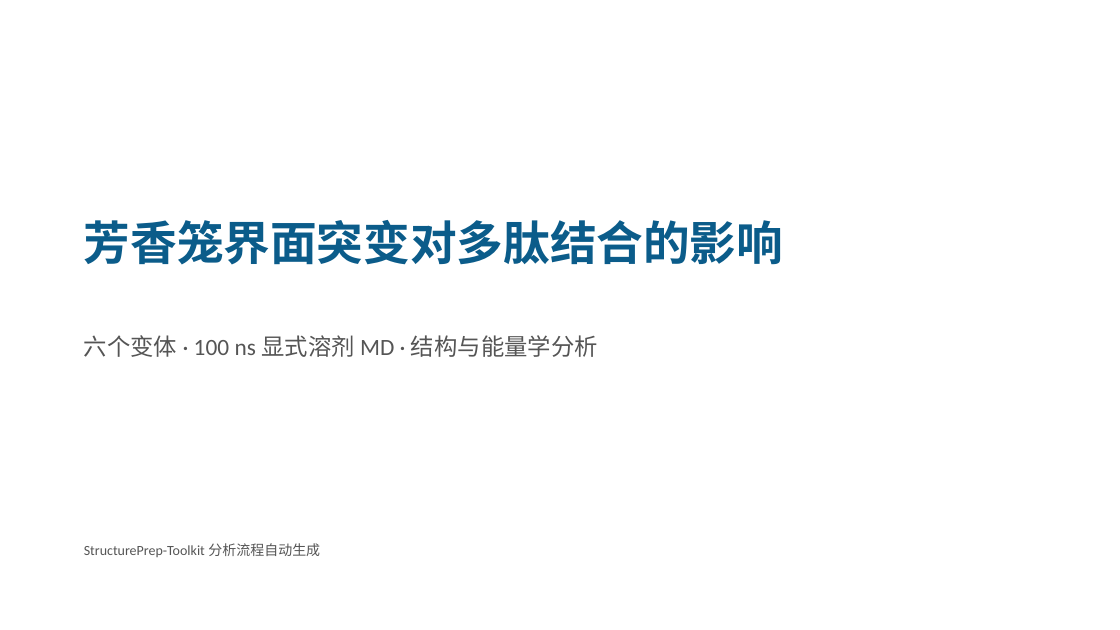
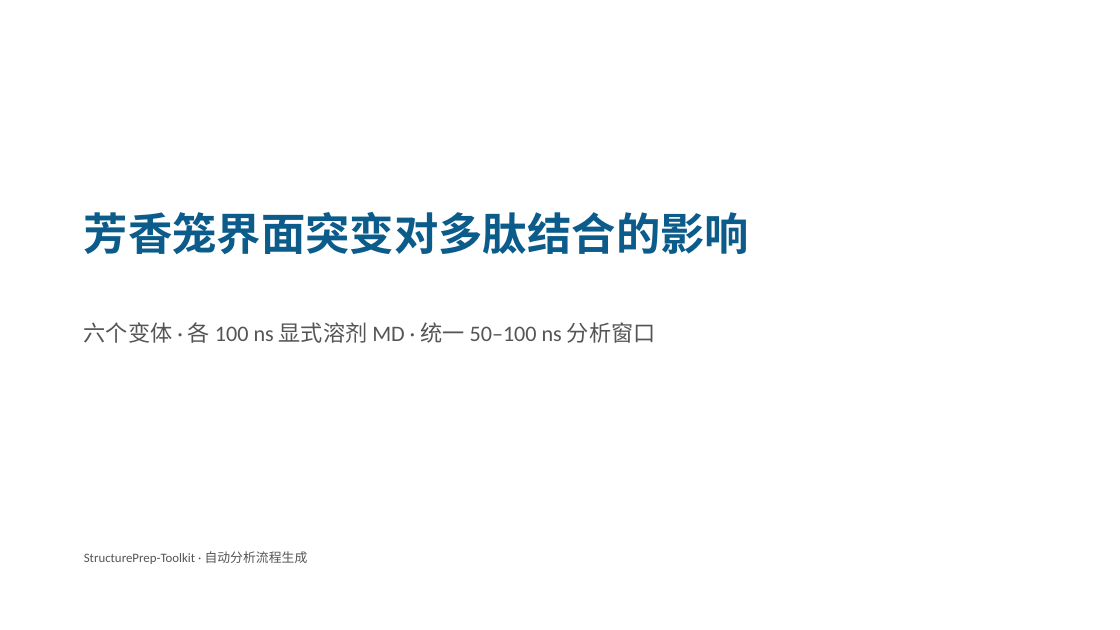
Before and after one commit to wangran-bio-ai/StructurePrep-Toolkit, a slide deck: slide 1 of results/MD_results_summary.pptx. Drawn at 1120x630 pixels with LibreOffice and Linux fonts; fonts in the diff are those of the drawing. Boxes give left, top, right and bottom in pixels: in the first picture for what was removed or moved away, otherwise in the second. Text is boxed around its words. In the diff, an @@ line names an element or a change of style, - is before the commit and + after.

```diff
--- a/results/MD_results_summary.pptx
+++ b/results/MD_results_summary.pptx
@@ text "芳香笼界面突变对多肽结合的影响": place and size @@
-text "芳香笼界面突变对多肽结合的影响" at (84, 220, 783, 265)
+text "芳香笼界面突变对多肽结合的影响" at (84, 212, 749, 254)
@@ text "芳香笼界面突变对多肽结合的影响" at (84, 212, 749, 254): size 40 to 38 pt @@
@@ text at (84, 322, 655, 343): text changed; size 20 to 19 pt @@
-六个变体 · 100 ns 显式溶剂 MD · 结构与能量学分析
+六个变体 · 各 100 ns 显式溶剂 MD · 统一 50–100 ns 分析窗口
@@ text at (84, 551, 308, 564): text changed; size 12 to 11 pt @@
-StructurePrep-Toolkit 分析流程自动生成
+StructurePrep-Toolkit · 自动分析流程生成
```
Also in this commit, not shown: 7 other slides changed, 1 slide added.
